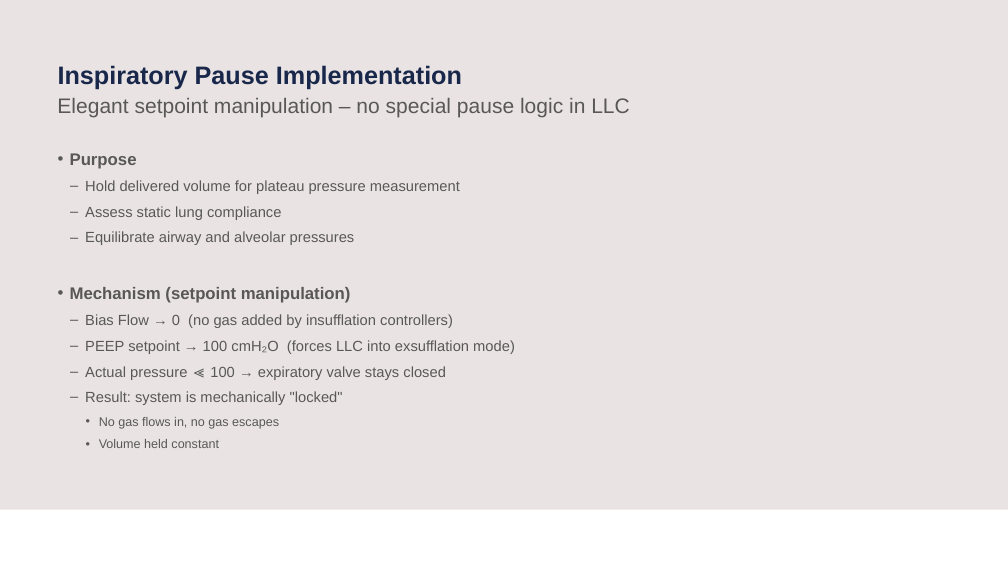
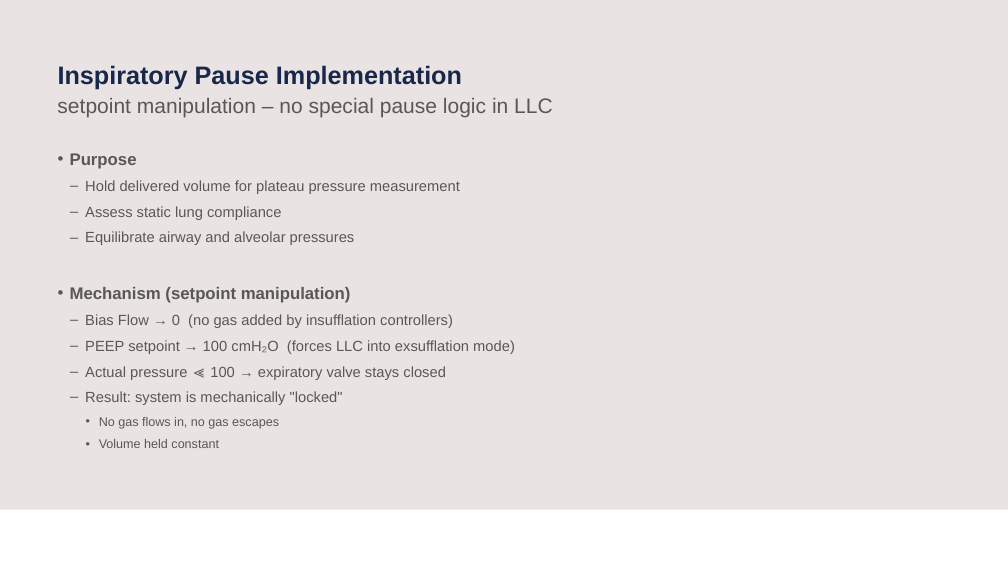
Before and after one commit to Teknosofen/ParallelMixer, a slide deck: slide 25 of documentation/presentation/Ventilator_Control_Architecture.pptx (slide 19 before the commit). Drawn at 1008x567 pixels with LibreOffice and Linux fonts; fonts in the diff are those of the drawing; background and template pictures are left out. Boxes give left, top, right and bottom in pixels: in the first picture for what was removed or moved away, otherwise in the second. Text is boxed around its words. In the diff, an @@ line names an element or a change of style, - is before the commit and + after.

```diff
--- a/documentation/presentation/Ventilator_Control_Architecture.pptx
+++ b/documentation/presentation/Ventilator_Control_Architecture.pptx
@@ text at bbox=[57, 98, 553, 118]: text changed @@
-Elegant setpoint manipulation – no special pause logic in LLC
+setpoint manipulation – no special pause logic in LLC
```
Also in this commit, not shown: 8 other slides changed, 12 slides added, 4 slides removed, 10 other files.
